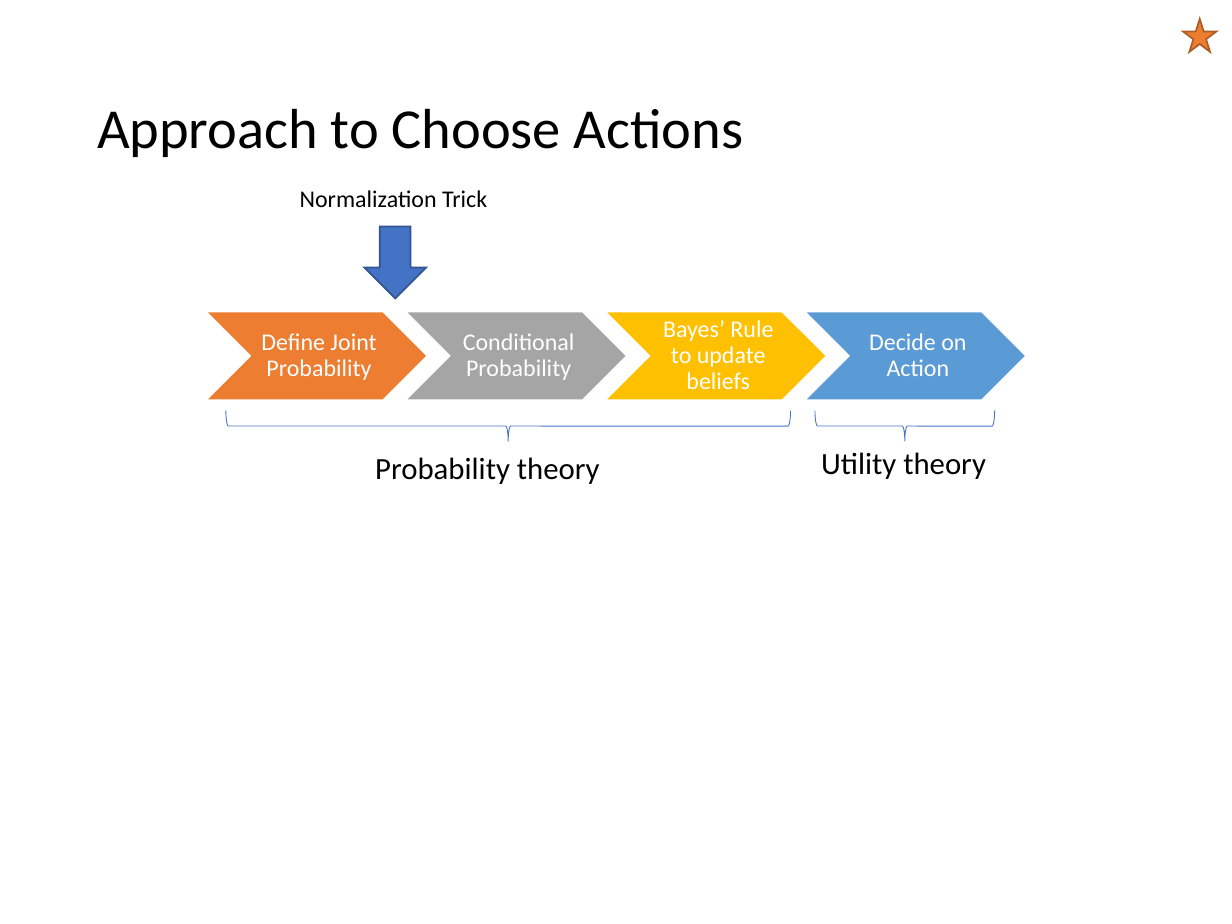
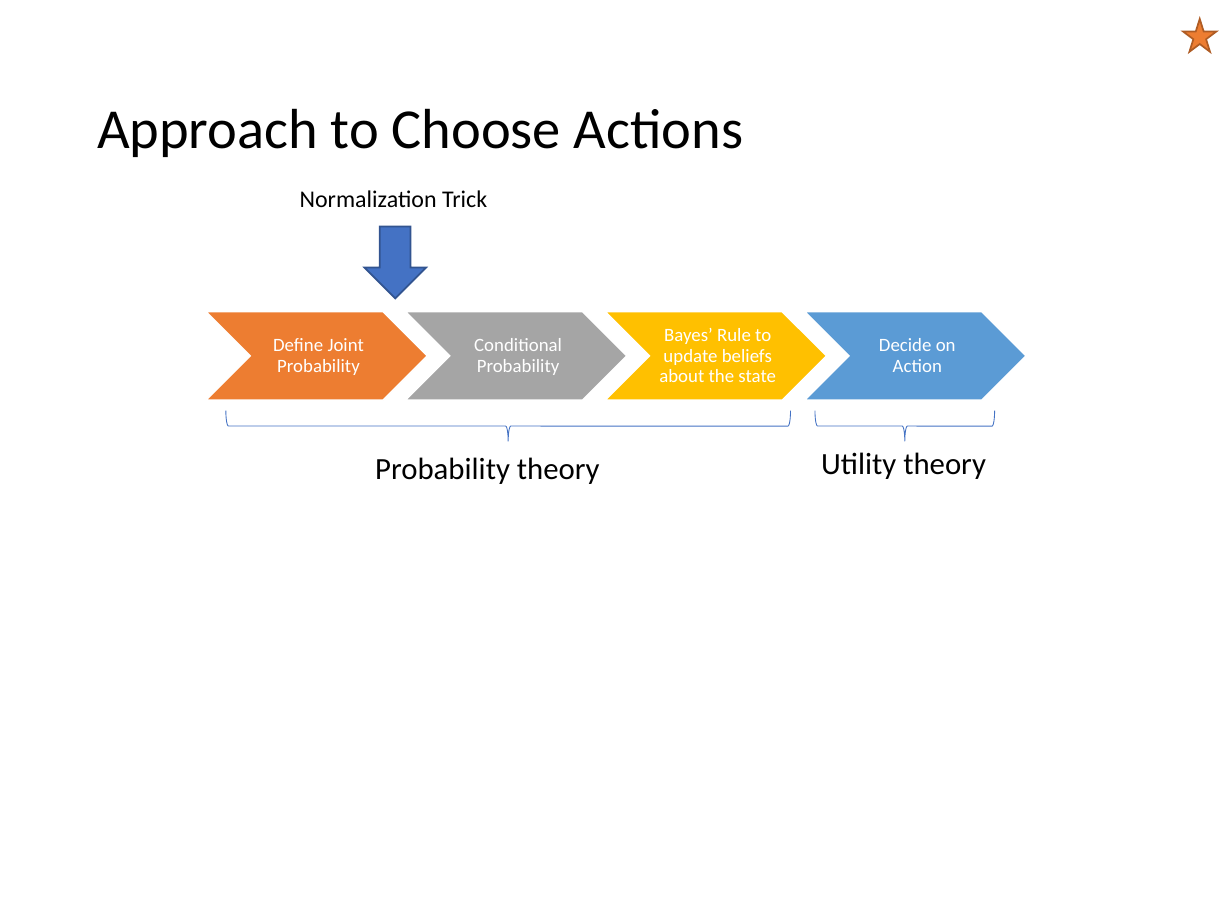
Before and after one commit to mhahsler/CS7320-AI, a slide deck: slide 24 of slides/12_uncertainty.pptx. Drawn at 1232x924 pixels with LibreOffice and Linux fonts; fonts in the diff are those of the drawing; grey boxes stand for pictures. Boxes give left, top, right and bottom in pixels: in the first picture for what was removed or moved away, otherwise in the second. Text is boxed around its words. In the diff, an @@ line names an element or a change of style, - is before the commit and + after.

```diff
--- a/slides/12_uncertainty.pptx
+++ b/slides/12_uncertainty.pptx
@@ text at [659, 328, 776, 382]: text changed; size 14 to 11 pt @@
-Bayes’ Rule to update beliefs
+Bayes’ Rule to update beliefs about the state
@@ size 14 to 11 pt; less space between paragraphs in 3 elements at [273, 338, 364, 375], [474, 338, 562, 375], [879, 338, 956, 372] @@
```
Also in this commit, not shown: 7 other slides changed, 1 other file.
